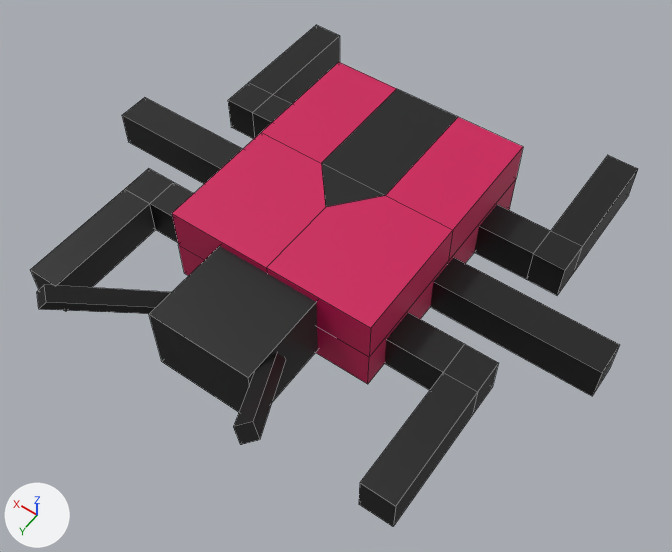
Two versions of the Blender file duke-s-gambit/assets/models/npc/bug.blend, one commit apart.
The view is the same before and after, from a 50 mm camera at (-3.14, 4.65, 6.22) aimed at (-0.27, 0.63, -0.1). The axes (+X, +Y, +Z) are drawn at lower left. The lights are the same throughout. The picture after the commit comes second. Mesh edges are drawn as thin lines.
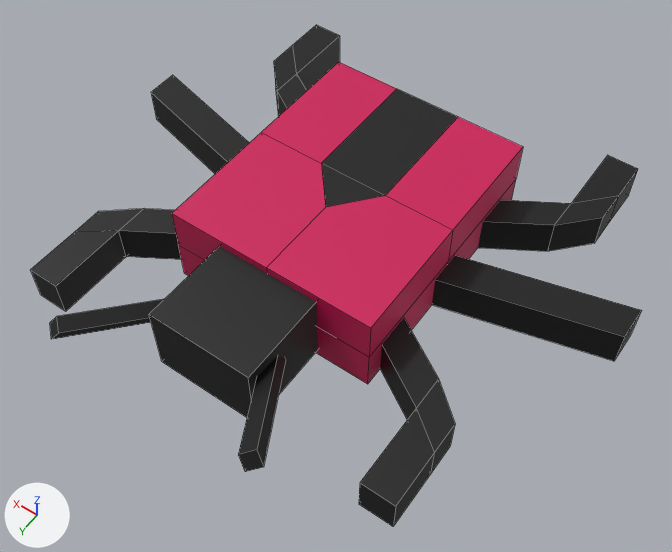
What differs and where, as boxes (x1, y1, x2, y2) in the pictures (672 x 552 px; the box of a moved part takes in the faces that stretch with it):
'Cube', reshaped: before (30, 25, 638, 527); after (30, 25, 642, 527)
part 1 of me_cube_001, moved or reshaped: before (122, 97, 242, 184); after (151, 75, 249, 174)
part 2 of me_cube_001, moved or reshaped: before (228, 25, 340, 139); after (274, 25, 340, 116)
part 3 of me_cube_001, moved or reshaped: before (58, 182, 194, 311); after (56, 208, 181, 311)
part 4 of me_cube_001, moved or reshaped: before (30, 189, 150, 285); after (30, 231, 118, 286)
part 5 of me_cube_001, moved or reshaped: before (125, 168, 173, 203); after (75, 208, 144, 232)
part 6 of me_cube_001, moved or reshaped: before (558, 170, 638, 294); after (595, 170, 638, 242)
part 7 of me_cube_001, moved or reshaped: before (430, 257, 620, 396); after (432, 255, 642, 361)
part 8 of me_cube_001, moved or reshaped: before (474, 155, 638, 295); after (478, 155, 638, 251)
part 9 of me_cube_001, moved or reshaped: before (385, 312, 464, 390); after (380, 318, 439, 420)
part 10 of me_cube_001, moved or reshaped: before (360, 372, 478, 526); after (360, 409, 434, 526)
part 11 of me_cube_001, moved or reshaped: before (444, 344, 498, 414); after (416, 379, 455, 474)
part 12 of me_cube_001, moved or reshaped: before (37, 285, 172, 314); after (50, 299, 164, 339)
part 13 of me_cube_001, moved or reshaped: before (233, 353, 285, 445); after (238, 356, 285, 472)

The change in detail:
me_cube_001 is used by ob_cube; location (0.0, 0.0, 0.0); scale (1.0, 1.2, 0.406).
Before the commit, vertices of me_cube_001: 41 (0.86, 2.18, 2.03) at pixel (46, 302), 43 (0.94, 2.21, 1.76) at pixel (38, 309), 45 (0.96, 2.11, 2.13) at pixel (44, 284), 47 (1.04, 2.13, 1.86) at pixel (36, 291).
Before the commit, vertices of me_cube_001: 49 (-0.96, 2.11, 2.13) at pixel (252, 421), 51 (-1.04, 2.13, 1.86) at pixel (259, 439), 53 (-0.86, 2.18, 2.03) at pixel (233, 426), 55 (-0.94, 2.21, 1.76) at pixel (240, 444).
me_cube_001 had 136 vertices, 109 faces and spanned x -2.56..2.58, y -1.68..2.21, z -1.0..2.13.
me_cube_001 now has 136 vertices, 109 faces and spans x -2.56..2.58, y -1.68..2.21, z -1.0..1.17.
me_cube_001 part 1: all 4 vertices in x 2.58, y -0.06..0.21, z -0.99..-0.1 are moved by (0.0, -0.35, 0.0).
me_cube_001 part 2: all 4 vertices in x 1.56, y -0.71..-0.43, z -0.99..-0.1 are moved by (0.0, -0.33, 0.0).
me_cube_001 part 3: all 4 vertices in x 1.56, y 0.53..0.8, z -1.0..-0.1 are moved by (0.0, 0.33, 0.0).
me_cube_001 part 4: all 2 vertices in x 1.87, y 0.8, z -1.0..-0.1 are moved by (0.0, 0.53, 0.0).
me_cube_001 part 5: all 2 vertices in x 1.87, y 0.53, z -1.0..-0.1 are moved by (0.0, 0.56, 0.0).
me_cube_001 part 6: all 4 vertices in x -1.85, y -0.72..-0.44, z -1.0..-0.1 are moved by (0.0, -0.62, 0.0).
me_cube_001 part 7: all 4 vertices in x -2.56, y -0.08..0.19, z -0.99..-0.1 are moved by (0.0, -0.35, 0.0).
me_cube_001 part 8: all 4 vertices in x -1.54, y -0.72..-0.44, z -1.0..-0.1 are moved by (0.0, -0.33, 0.0).
me_cube_001 part 9: all 4 vertices in x -1.54, y 0.52..0.79, z -0.99..-0.1 are moved by (0.0, 0.33, 0.0).
me_cube_001 part 10: all 2 vertices in x -1.85, y 0.79, z -0.99..-0.1 are moved by (0.0, 0.53, 0.0).
me_cube_001 part 11: all 2 vertices in x -1.85, y 0.52, z -0.99..-0.1 are moved by (0.0, 0.56, 0.0).
Part 12, on me_cube_001:
Vertices 41, 43, 45, 47 of me_cube_001 move by (0.0, 0.0, -0.96).
Part 13, on me_cube_001:
Vertices 49, 51, 53, 55 of me_cube_001 move by (0.0, 0.0, -0.96).
Other edits to the shape of me_cube_001 do not show in these pictures.
